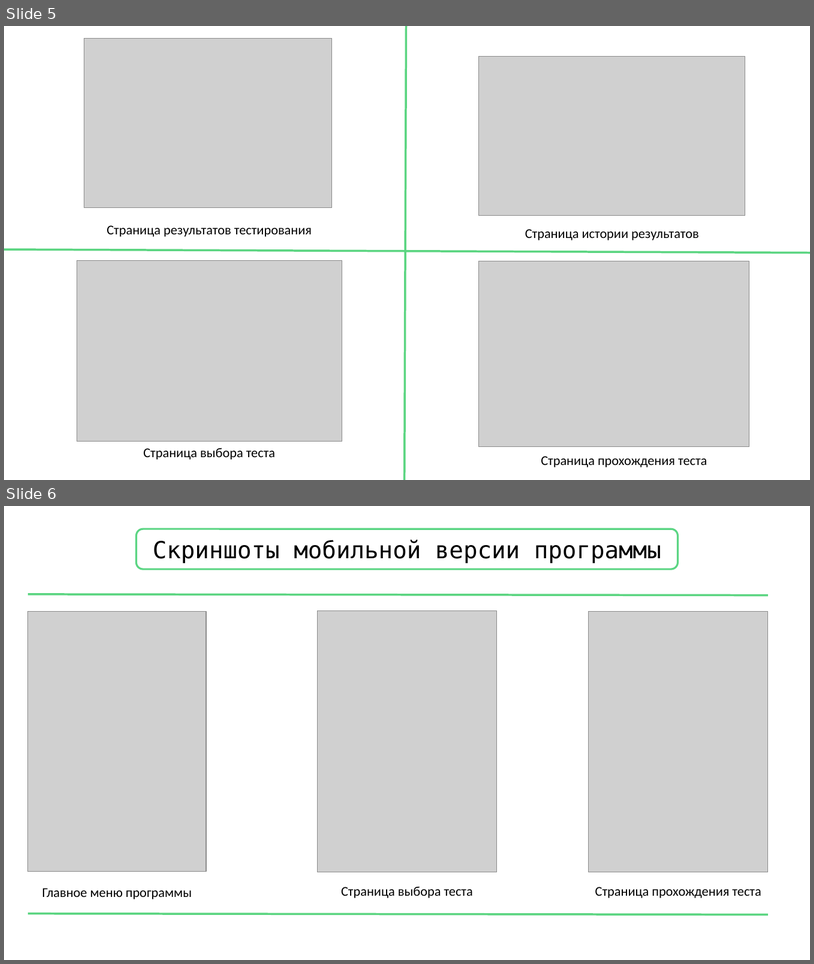
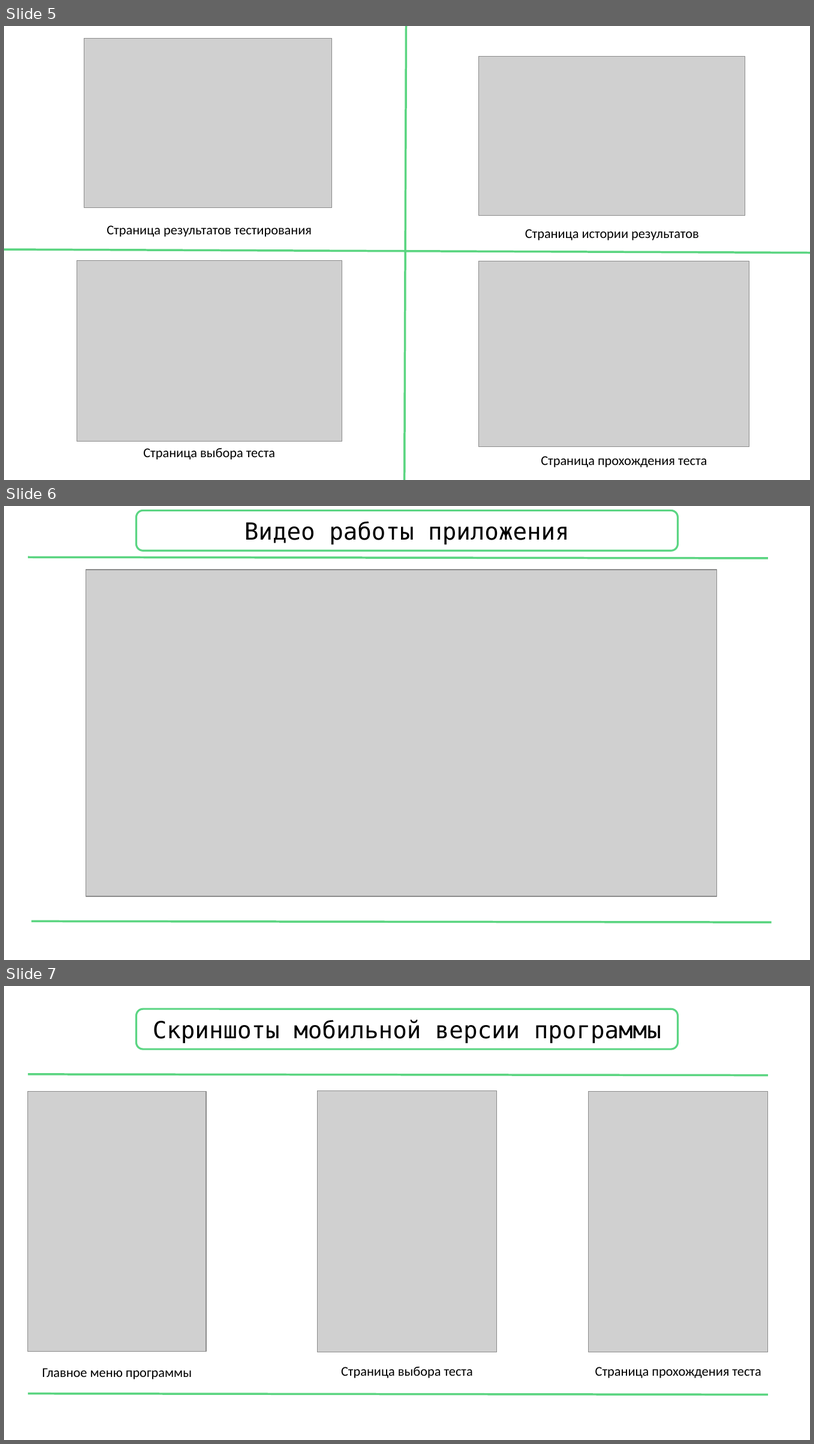
Before and after one commit to VladKristoff/SystemOfTestingMobileDocs, a slide deck: Шумов В УП01/Шумов В Презентация.pptx. Shown one above the other, each under a label of ours: slides 5 and 6 before the commit, slides 5, 6 and 7 after it. The pictures are 814x964 and 814x1444 pixels, drawn with LibreOffice and Linux fonts; fonts in the diff are those of the drawing; grey boxes stand for pictures. Boxes give left, top, right and bottom in pixels: in the first picture for what was removed or moved away, otherwise in the second. Text is boxed around its words. In the diff, an @@ line names an element or a change of style, - is before the commit and + after.

```diff
--- a/Шумов В УП01/Шумов В Презентация.pptx
+++ b/Шумов В УП01/Шумов В Презентация.pptx
@@ slide 6 added at <box>4,506,810,960</box>, background #FFFFFF @@
@@ rounded rectangle added at <box>137,510,678,550</box>, fill #FFFFFF, outline #5B9CD5 2.25 pt, 28 pt, text #000000 @@
+Видео работы приложения
@@ line added from (28, 558) to (768, 558), #5B9BD5 2.5 pt @@
@@ picture added at <box>86,570,718,896</box> @@
@@ line added from (31, 921) to (772, 922), #5B9BD5 2.5 pt @@
@@ what was slide 6 is now slide 7 @@
```
